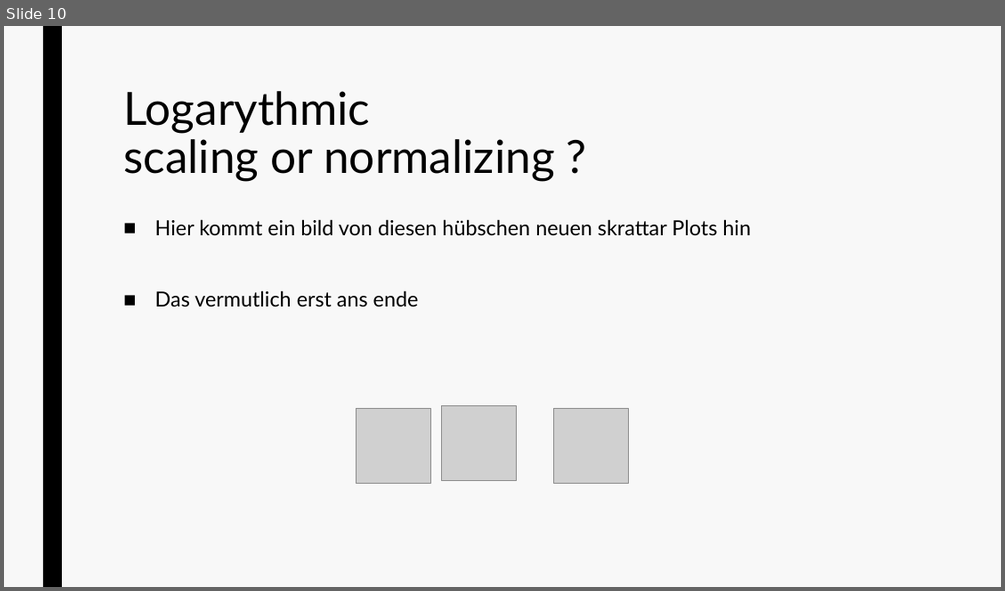
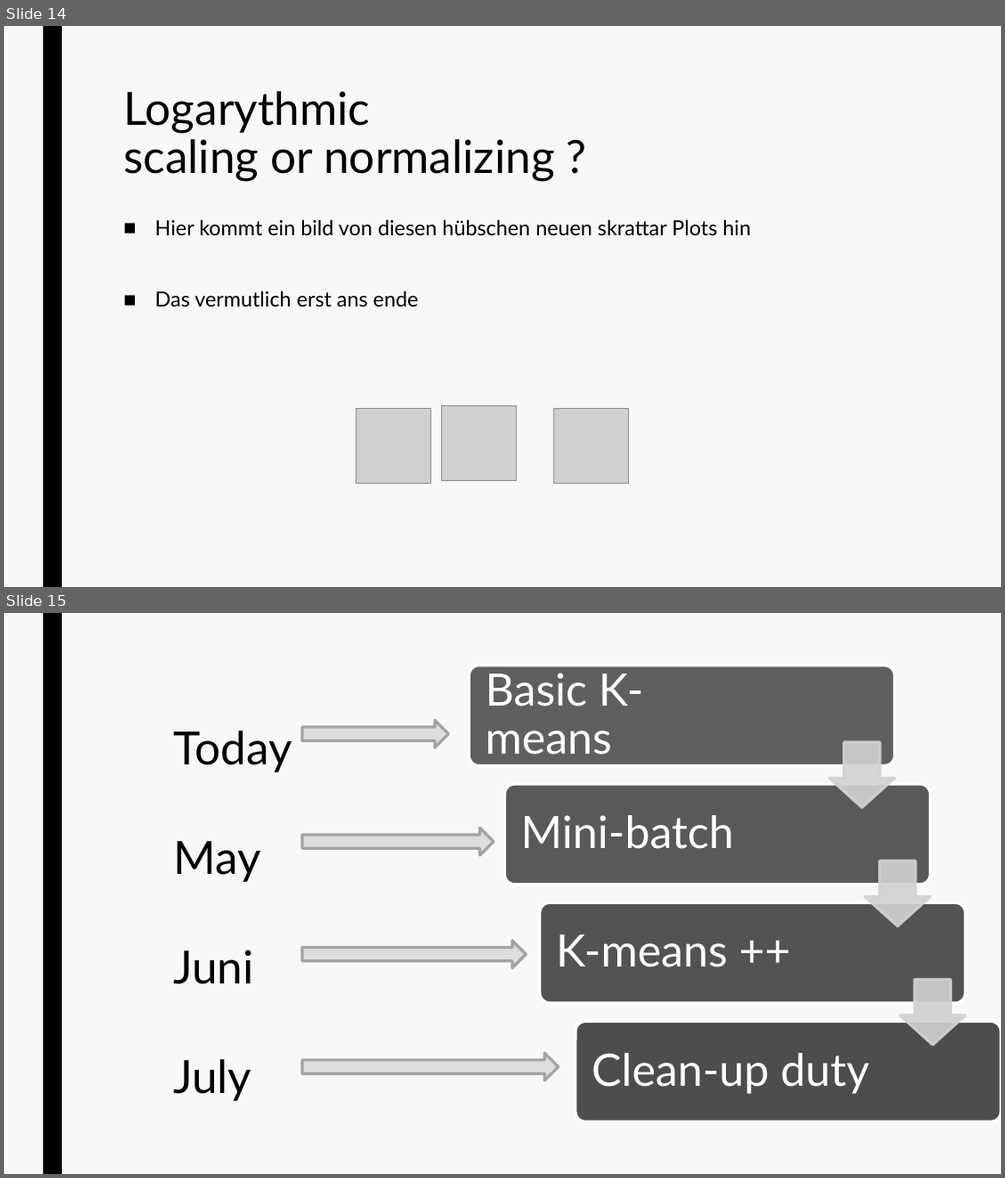
Before and after one commit to datascience-mobi/group-02-project-4-2, a slide deck: Project Proposal.pptx. Shown one above the other, each under a label of ours: slide 10 before the commit, slides 14 and 15 after it. The pictures are 1005x591 and 1005x1178 pixels, drawn with LibreOffice and Linux fonts; fonts in the diff are those of the drawing; grey boxes stand for pictures. Boxes give left, top, right and bottom in pixels: in the first picture for what was removed or moved away, otherwise in the second. Text is boxed around its words. In the diff, an @@ line names an element or a change of style, - is before the commit and + after.

```diff
--- a/Project Proposal.pptx
+++ b/Project Proposal.pptx
@@ slide 15 added at (4, 613, 1001, 1174), background #F8F8F8; not listed: 1 template element that a slide beside it also shows @@
@@ title added at (173, 730, 291, 1101), 44 pt, text #000000 @@
+Today
+May
+Juni
+July
@@ right arrow added at (302, 720, 449, 747), fill #DDDDDD, outline #A3A3A3 2.75 pt @@
@@ right arrow added at (302, 827, 494, 855), fill #DDDDDD, outline #A3A3A3 2.75 pt @@
@@ right arrow added at (302, 941, 526, 968), fill #DDDDDD, outline #A3A3A3 2.75 pt @@
@@ group added at (469, 666, 1001, 1121): 4 rounded rectangles, 4 texts, 3 down arrows @@
+Basic K-means
+Mini-batch
+K-means ++
+Clean-up duty
@@ right arrow added at (302, 1053, 558, 1080), fill #DDDDDD, outline #A3A3A3 2.75 pt @@
@@ what was slide 10 is now slide 14 @@
```
Also in this commit, not shown: 2 other slides added, 1 slide removed, 1 other file.
